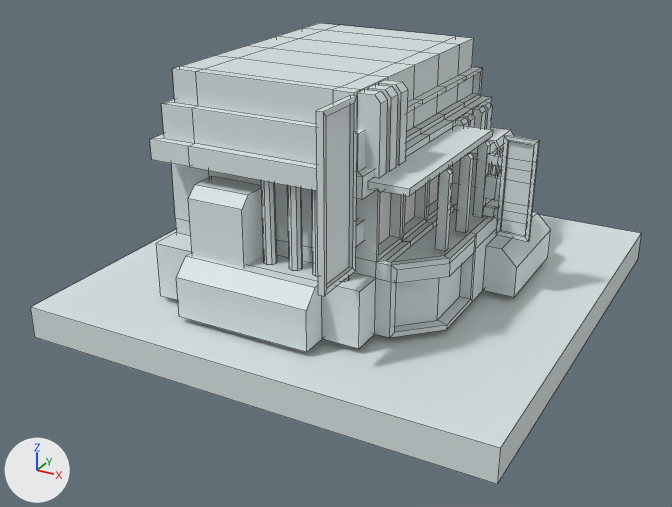
Two versions of the Blender file Gady_CyberpankBuilding.blend, one commit apart.
Rendered twice from a camera (50 mm lens) standing at (19.7, -38.6, 22.2) and looking at (-0.5, -1.9, 3.9). The axes (+X, +Y, +Z) are drawn at lower left. The lights are the same throughout. The first picture is the older version. Mesh edges are drawn as thin lines.

The older version as bpy lines, for what is in view:
```python
me_cube = bpy.data.meshes.new('Cube')
me_cube.from_pydata(...)  # 734 vertices, 650 faces; spans x -11.5..11.5, y -11.5..11.5, z -3.9..8.7
# faces by material slot: [647, 3]
me_cube.materials.append(mat_material)  # white #dce6e7
me_cube.materials.append(mat_material_001)  # white #e7e7e7
ob_cube = bpy.data.objects.new('Cube', me_cube)
ob_cube.location = (0.0, 0.0, 4.8)
```
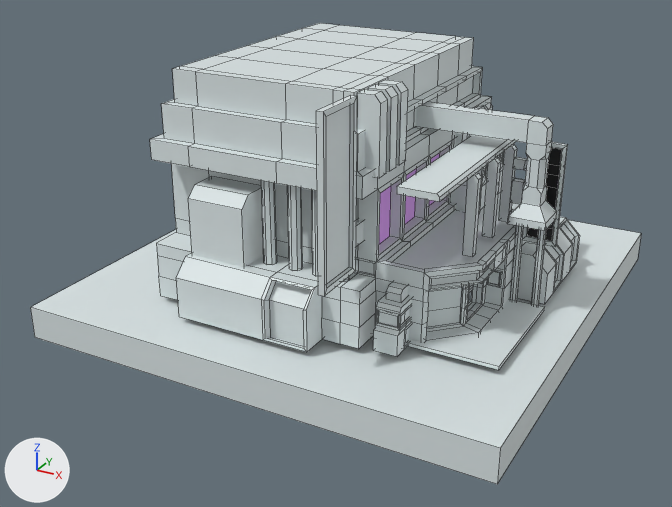
Commit message: add cyberpank building

Edits to the scene script, one JSON object a line:
```json
{"op": "add", "block": "mat_frontdoor", "code": ["mat_frontdoor = principled_material('frontdoor')", "mat_frontdoor.base_color = (0.15, 0.348, 0.603)  # blue #6c9fcc"]}
{"op": "add", "block": "mat_material_002", "code": ["mat_material_002 = principled_material('Material.002')", "mat_material_002.base_color = (0.0, 0.0, 0.0)  # black #000000"]}
{"op": "add", "block": "mat_windows", "code": ["mat_windows = principled_material('windows')", "mat_windows.base_color = (0.541, 0.0433, 0.8)  # purple #c23be7", "mat_windows.emission_strength = 0.1"]}
{"block": "me_cube", "where": "# used by ob_cube; location = (0.0, 0.0, 4.8)"}
{"op": "remove", "block": "me_cube", "code": "me_cube.from_pydata(...)  # 734 vertices, 650 faces; spans x -11.5..11.5, y -11.5..11.5, z -3.9..8.7"}
{"op": "add", "block": "me_cube", "code": "me_cube.from_pydata(...)  # 1278 vertices, 1161 faces; spans x -11.5..11.5, y -11.5..11.5, z -3.9..8.7"}
{"block": "me_cube", "change": "me_cube part 1: a new loose piece, a box spanning x -2.6..9.73, y -6.84..-0.79, z -2.05..-1.88, in mat_material (white #dce6e7)"}
{"block": "me_cube", "change": "me_cube part 2: a new loose piece, an 8-sided cylinder along z spanning x 8.06..8.41, y -0.82..-0.48, z -2.43..2.22, in mat_material (white #dce6e7)"}
{"block": "me_cube", "change": "me_cube part 3: a new loose piece, an 8-sided cylinder along z spanning x 9.08..9.43, y -0.82..-0.48, z -2.43..2.22, in mat_material (white #dce6e7)"}
{"block": "me_cube", "change": "me_cube part 4: a new loose piece of 70 vertices spanning x 4.6..5.7, y -7.9..-5.6, z -2.0..0.1, in mat_material (white #dce6e7)"}
{"block": "me_cube", "change": "me_cube part 5: a new loose piece of 50 vertices spanning x 1.0..9.6, y -1.5..0.1, z 2.1..6.7, in mat_material (white #dce6e7)"}
{"block": "me_cube", "change": "me_cube part 6: a new loose piece of 16 vertices spanning x 7.3..7.9, y -1.9..-1.8, z -0.8..-0.1, in mat_material (white #dce6e7)"}
{"block": "me_cube", "change": "me_cube part 7: 115 vertices moved from x 4.0..8.4, y -7.4..6.5, z -2.1..5.5 to x 4.0..9.7, y -7.4..6.5, z -2.1..5.5; 19 vertices removed from x 4.5..8.1, y -7.4..5.1, z -2.1..5.2; 383 vertices added at x -6.5..9.6, y -9.3..6.5, z -2.1..8.6"}
{"block": "me_cube", "change": "me_cube part 8: 1 face spanning x 8.2..9.5, y 0.5, z 0.8..5.3 switches from mat_material (white #dce6e7) to mat_material_002 (black #000000)"}
{"block": "me_cube", "change": "me_cube part 9: 3 faces spanning x 3.5, y -6.3..1.1, z 1.6..4.4 switch from mat_material_001 (white #e7e7e7) to mat_windows (purple #c23be7)"}
{"op": "add", "block": "me_cube", "code": "me_cube.materials.append(mat_material_002)  # black #000000"}
{"op": "add", "block": "me_cube", "code": "me_cube.materials.append(mat_frontdoor)  # blue #6c9fcc"}
```

Location of each change, (x1, y1, x2, y2) in pixels of the pictures (672 x 507 px):
```json
{"part": 1, "of": "me_cube", "change": "added", "after": [372, 299, 544, 370]}
{"part": 2, "of": "me_cube", "change": "added", "after": [510, 225, 524, 300]}
{"part": 3, "of": "me_cube", "change": "added", "after": [532, 230, 546, 305]}
{"part": 4, "of": "me_cube", "change": "added", "after": [373, 294, 412, 357]}
{"part": 5, "of": "me_cube", "change": "added", "after": [416, 102, 557, 231]}
{"part": 6, "of": "me_cube", "change": "added", "after": [487, 270, 502, 287]}
{"part": 7, "of": "me_cube", "change": "built on", "before": [368, 125, 551, 338], "after": [156, 25, 580, 352]}
{"part": 8, "of": "me_cube", "change": "recoloured", "before": [501, 141, 533, 236], "after": [527, 147, 562, 241]}
{"part": 9, "of": "me_cube", "change": "recoloured", "before": [379, 175, 439, 244], "after": [379, 153, 440, 244], "on screen": "white to purple"}
```
